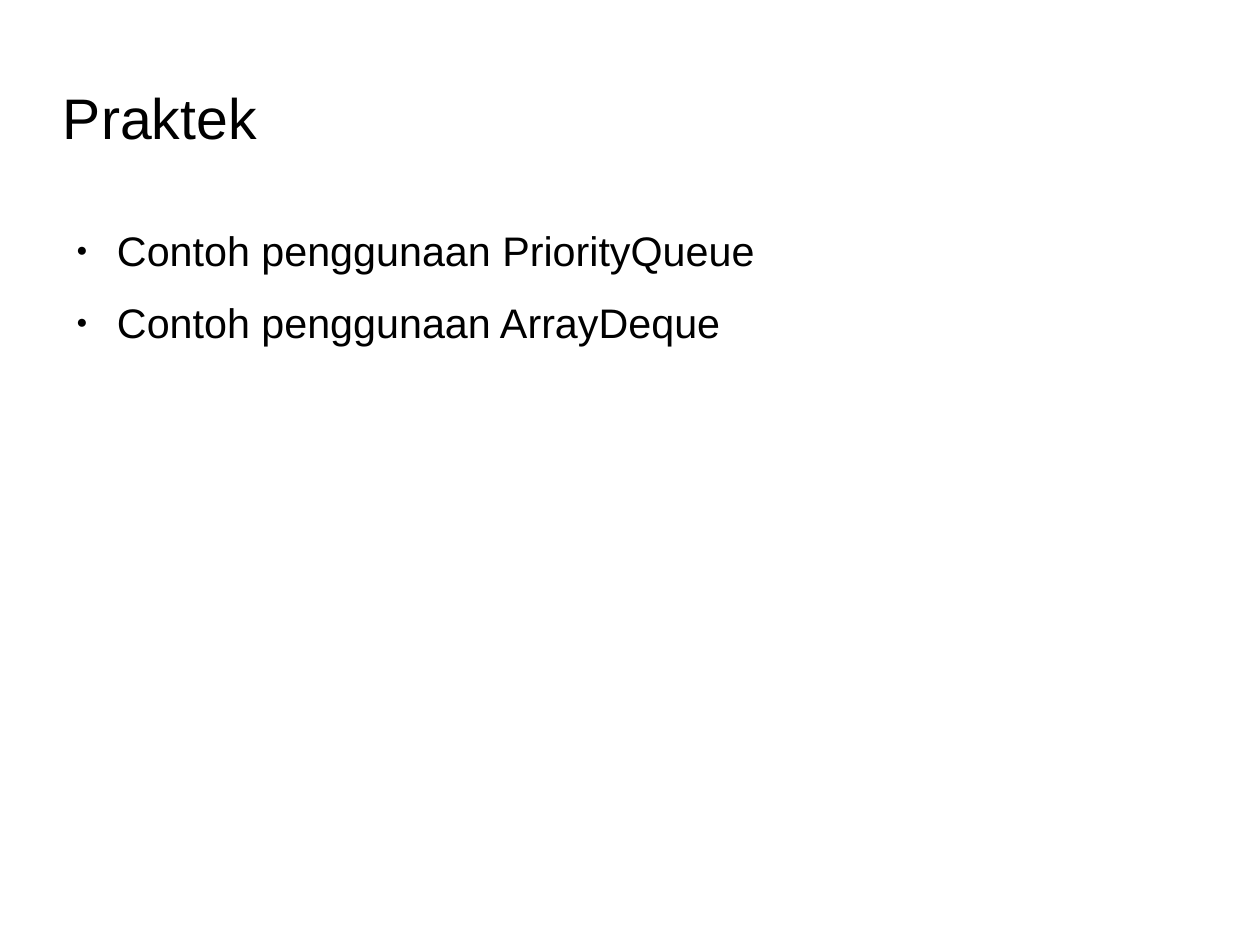
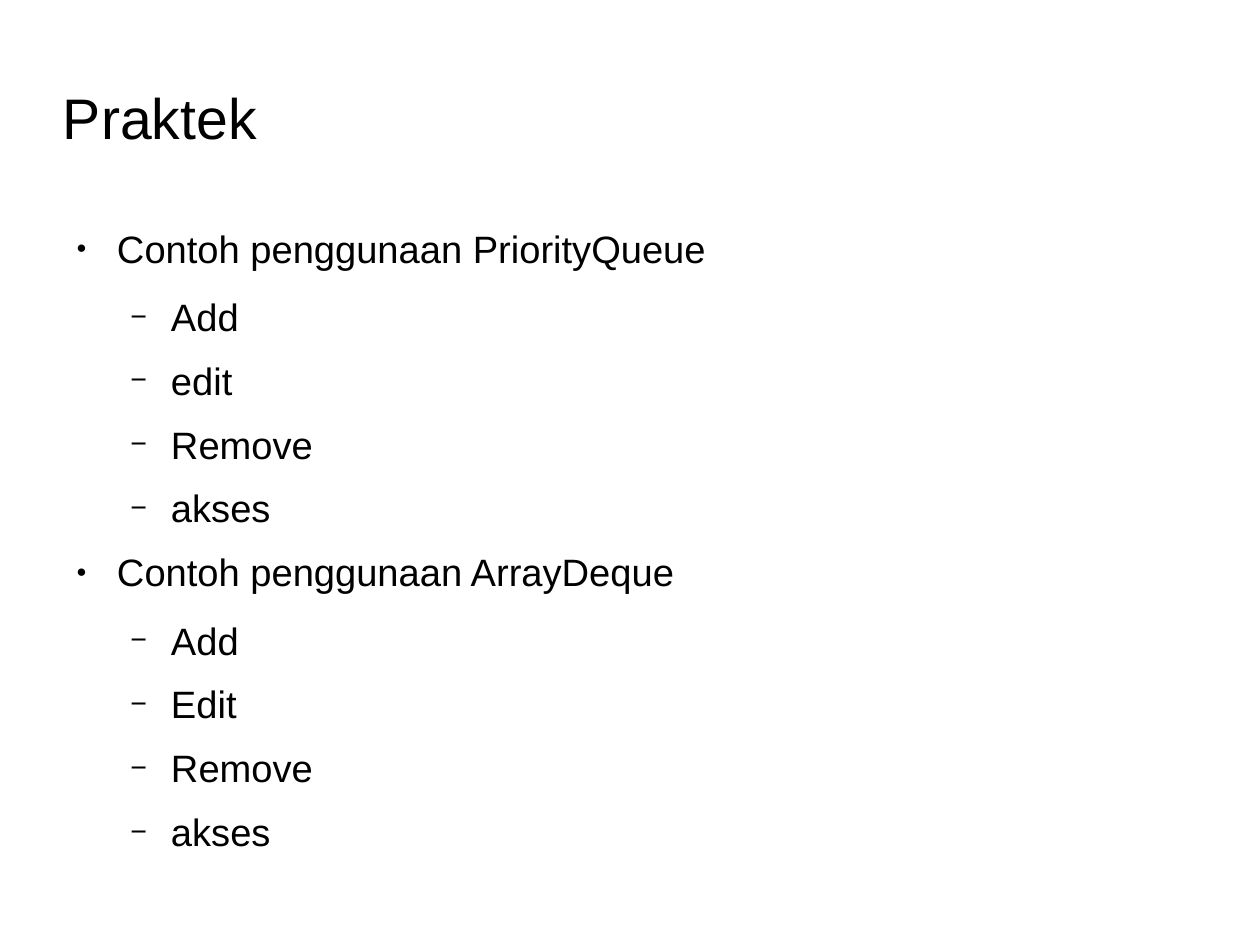
Before and after one commit to Dickyfathur7/pemrograman-komputer-2, a slide deck: slide 11 of 01-collection/slide-collection.odp. Drawn at 1260x945 pixels with LibreOffice and Linux fonts; fonts in the diff are those of the drawing; background and template pictures are left out. Boxes give left, top, right and bottom in pixels: in the first picture for what was removed or moved away, otherwise in the second. Text is boxed around its words. In the diff, an @@ line names an element or a change of style, - is before the commit and + after.

Commit message:
finishing content, contoh kode

```diff
--- a/01-collection/slide-collection.odp
+++ b/01-collection/slide-collection.odp
@@ text at (x1=117, y1=235, x2=706, y2=594): size 26 to 24.1 pt in "Contoh penggunaan PriorityQueue", "Contoh penggunaan ArrayDeque" @@
@@ text at (x1=171, y1=303, x2=313, y2=523): paragraphs added @@
+  − Add
+  − edit
+  − Remove
+  − akses
@@ text at (x1=171, y1=627, x2=313, y2=783): paragraphs added @@
+  − Add
+  − Edit
+  − Remove
+  − akses
```
Also in this commit, not shown: 3 other slides changed, 17 other files.
